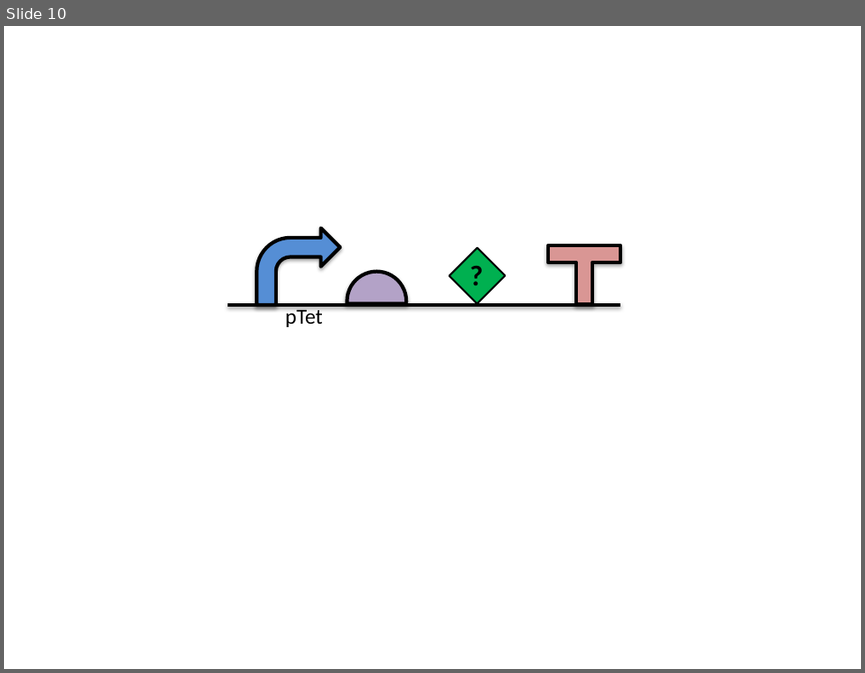
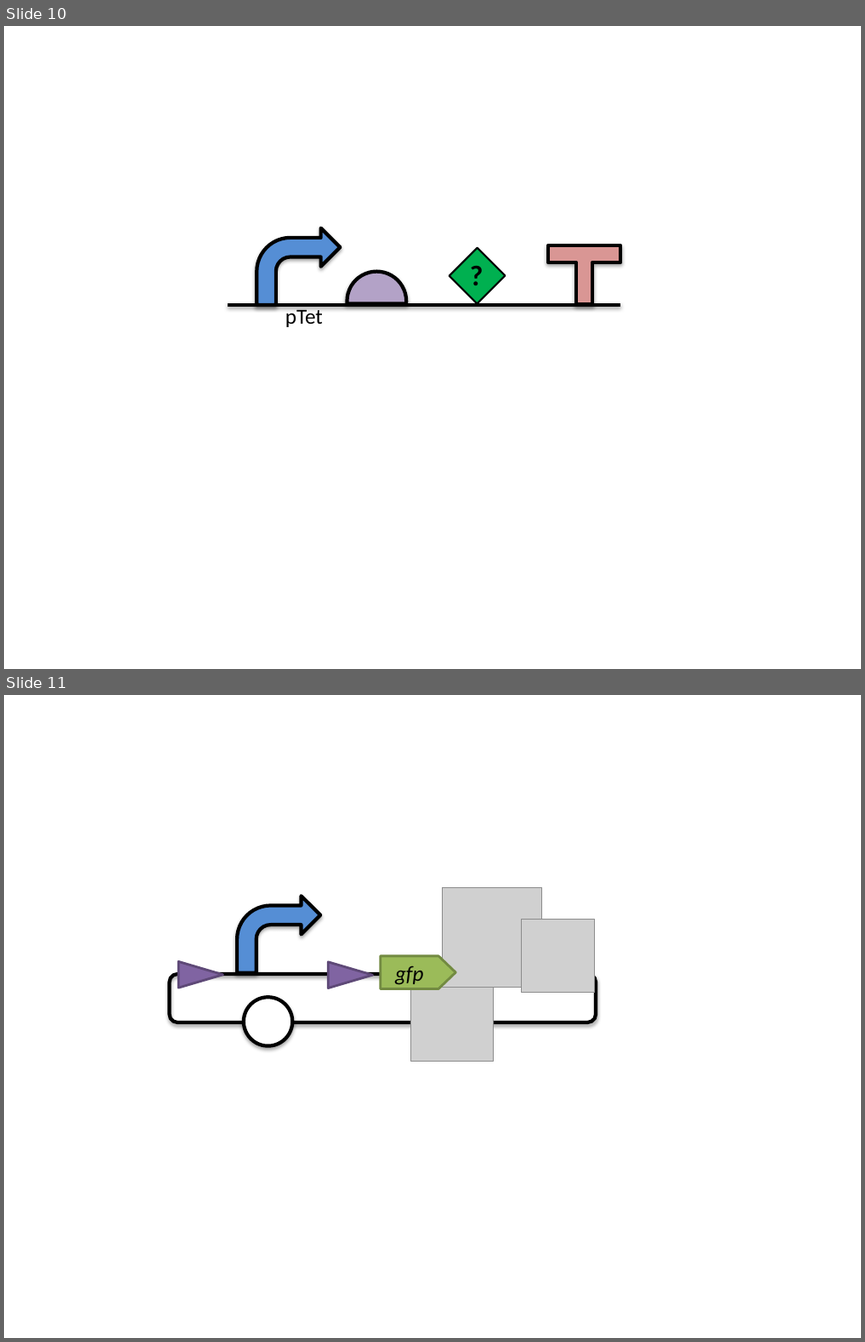
Before and after one commit to SynBioDex/SBOL-visual, a slide deck: specification/imgsrc/examples.pptx. Shown one above the other, each under a label of ours: slide 10 before the commit, slides 10 and 11 after it. The pictures are 865x673 and 865x1342 pixels, drawn with LibreOffice and Linux fonts; fonts in the diff are those of the drawing; grey boxes stand for pictures. Boxes give left, top, right and bottom in pixels: in the first picture for what was removed or moved away, otherwise in the second. Text is boxed around its words. In the diff, an @@ line names an element or a change of style, - is before the commit and + after.

```diff
--- a/specification/imgsrc/examples.pptx
+++ b/specification/imgsrc/examples.pptx
@@ slide 11 added at [4,695,861,1338], background #FFFFFF @@
@@ bent arrow added at [237,896,320,973], fill #558ED5, outline #000000 3 pt @@
@@ picture added at [443,888,542,987] @@
@@ picture added at [522,919,595,993] @@
@@ rounded rectangle added at [170,974,596,1022], outline #000000 3 pt @@
@@ triangle added at [178,961,222,987], fill #8064A2, outline #5F4A78 2 pt @@
@@ triangle added at [328,962,372,988], fill #8064A2, outline #5F4A78 2 pt @@
@@ right arrow added at [381,955,455,988], fill #9BBB59, outline #738A42 2 pt, 18 pt, text #000000, italic @@
+gfp
@@ ellipse added at [244,997,293,1045], fill #FFFFFF, outline #000000 3 pt @@
@@ picture added at [411,980,494,1061] @@
```
Also in this commit, not shown: 18 other files.
